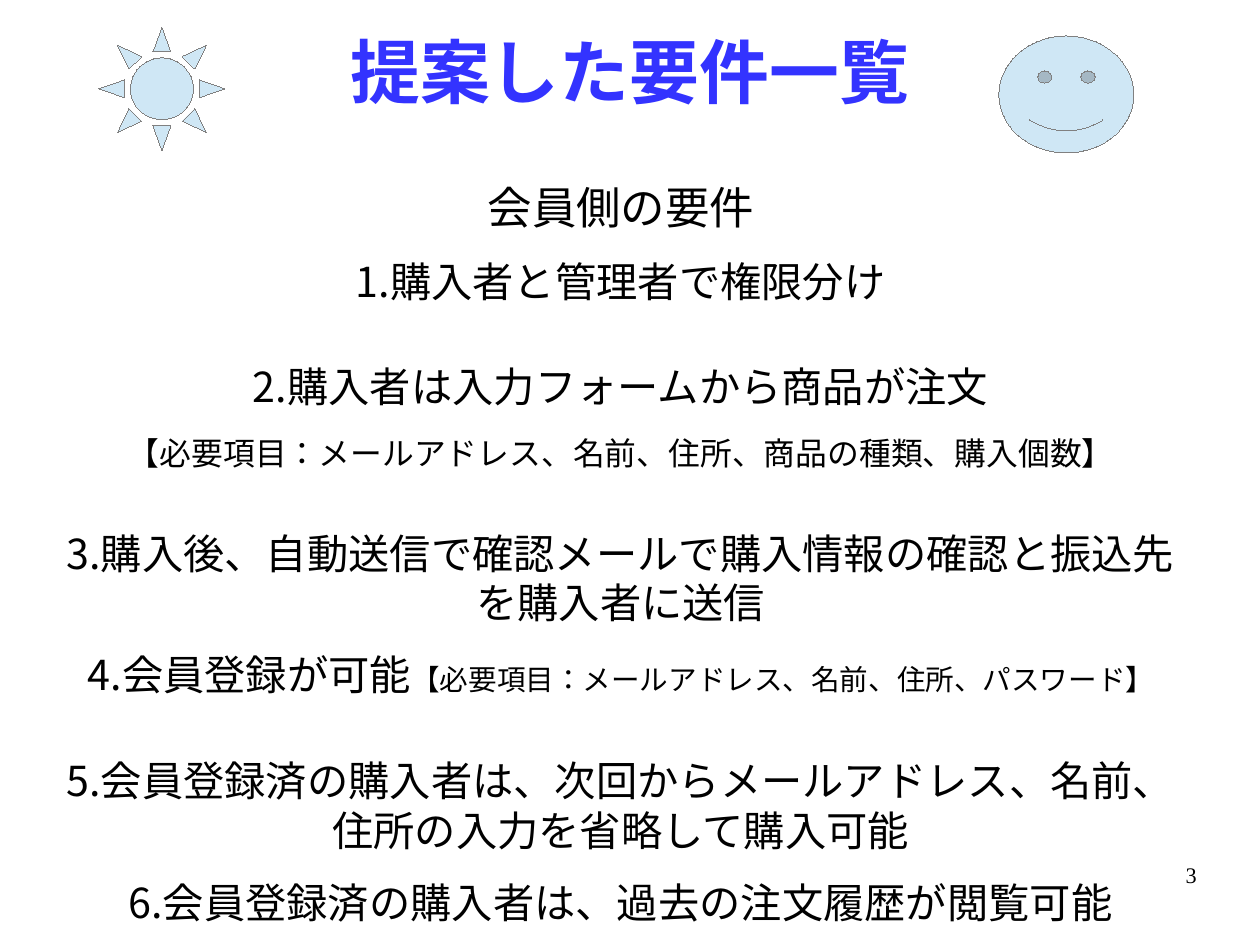
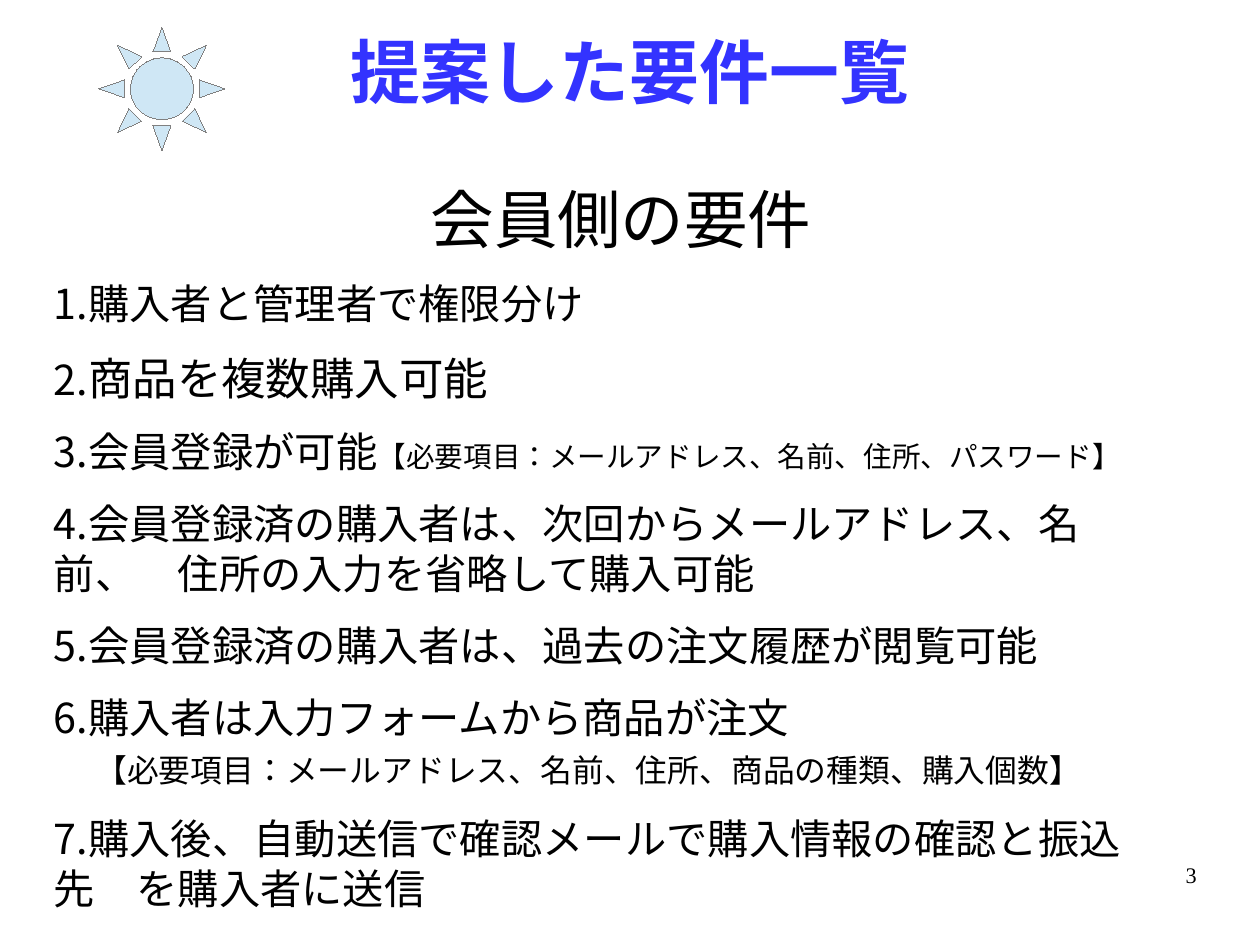
Before and after one commit to black1000/system, a slide deck: slide 3 of ユニフォームプレゼンテーション.odp. Drawn at 1260x945 pixels with LibreOffice and Linux fonts; fonts in the diff are those of the drawing. Boxes give left, top, right and bottom in pixels: in the first picture for what was removed or moved away, otherwise in the second. Text is boxed around its words. In the diff, an @@ line names an element or a change of style, - is before the commit and + after.

Commit message:
ユニフォームプレゼン修正

```diff
--- a/ユニフォームプレゼンテーション.odp
+++ b/ユニフォームプレゼンテーション.odp
@@ smiley face removed at [999, 35, 1134, 152] @@
@@ text at [54, 189, 812, 323]: size 28 to 40 pt in "会員側の要件"; alignment centre to left @@
@@ text at [54, 357, 1121, 908]: text changed @@
-2.購入者は入力フォームから商品が注文
-【必要項目：メールアドレス、名前、住所、商品の種類、購入個数】
-3.購入後、自動送信で確認メールで購入情報の確認と振込先を購入者に送信
-4.会員登録が可能【必要項目：メールアドレス、名前、住所、パスワード】
-5.会員登録済の購入者は、次回からメールアドレス、名前、住所の入力を省略して購入可能
-6.会員登録済の購入者は、過去の注文履歴が閲覧可能
-7.商品を複数購入可能
+2.商品を複数購入可能
+3.会員登録が可能【必要項目：メールアドレス、名前、住所、パスワード】
+4.会員登録済の購入者は、次回からメールアドレス、名前、 住所の入力を省略して購入可能
+5.会員登録済の購入者は、過去の注文履歴が閲覧可能
+6.購入者は入力フォームから商品が注文
+【必要項目：メールアドレス、名前、住所、商品の種類、購入個数】
+7.購入後、自動送信で確認メールで購入情報の確認と振込先 を購入者に送信
```
Also in this commit, not shown: 10 other slides changed.
